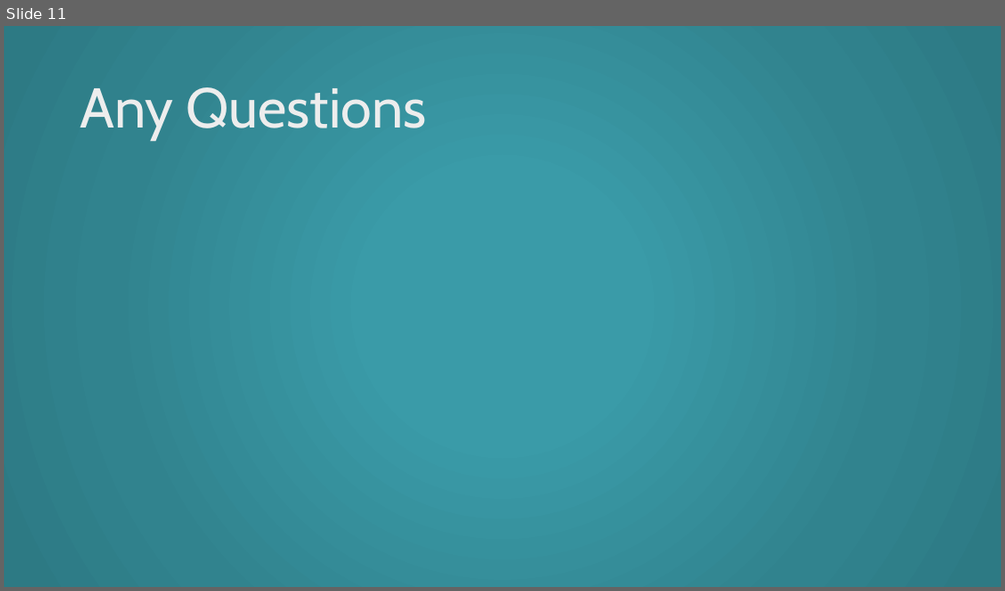
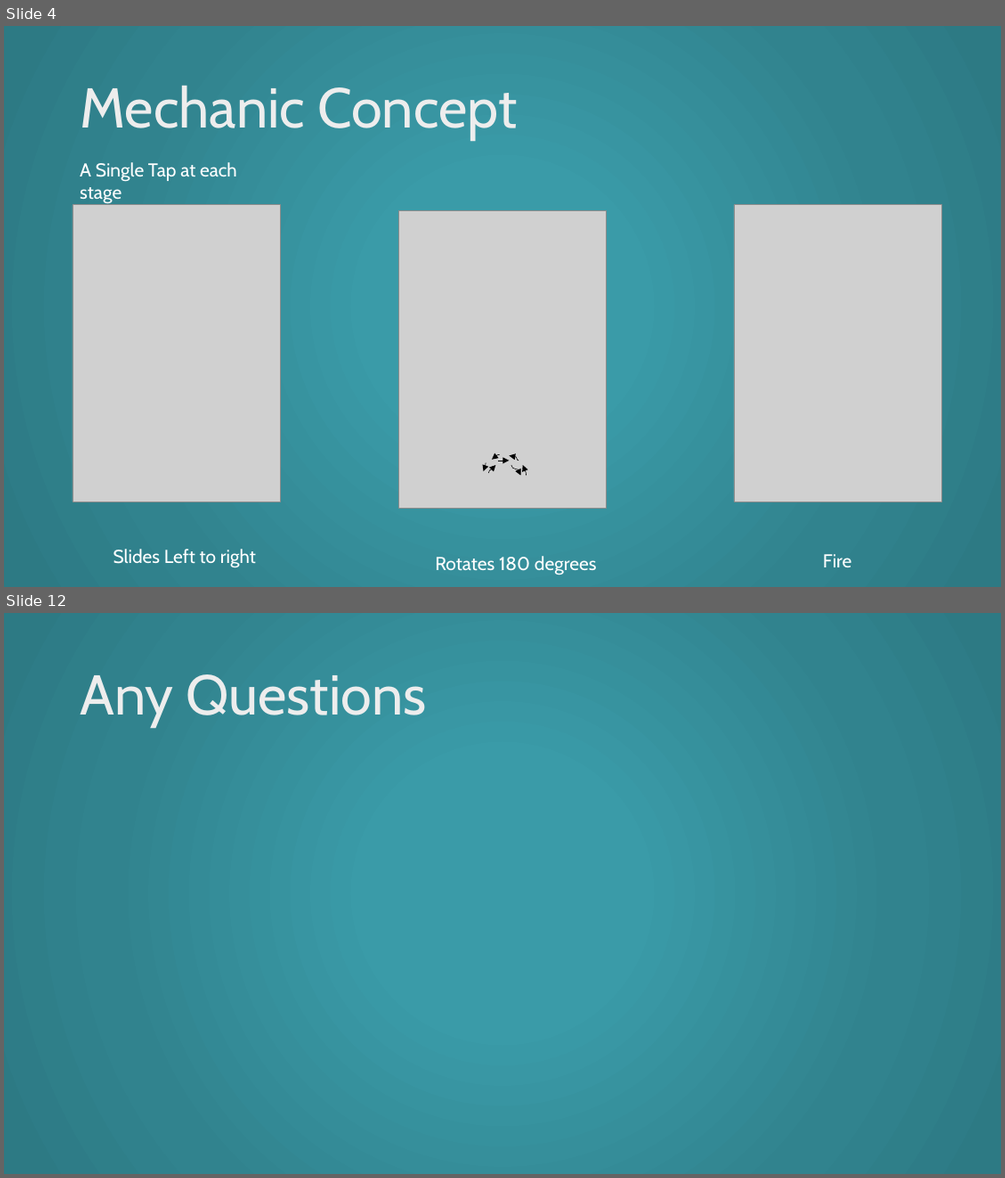
Before and after one commit to UoSGroupProjects1718/mgp-l4-5-group-2, a slide deck: LEVEL 4 & 5.pptx. Shown one above the other, each under a label of ours: slide 11 before the commit, slides 4 and 12 after it; the slides between them are not shown. The pictures are 1005x591 and 1005x1178 pixels, drawn with LibreOffice and Linux fonts; fonts in the diff are those of the drawing; grey boxes stand for pictures. Boxes give left, top, right and bottom in pixels: in the first picture for what was removed or moved away, otherwise in the second. Text is boxed around its words. In the diff, an @@ line names an element or a change of style, - is before the commit and + after.

Commit message:
Powerpoint and images

```diff
--- a/LEVEL 4 & 5.pptx
+++ b/LEVEL 4 & 5.pptx
@@ slide 4 added at (4,26,1001,587), background gradient #3A9BA8 to #31828E to #2E7A84 @@
@@ title added at (80,85,517,141), 54 pt, text gradient #BFBFBF to #EDEDED to #FFFFFF @@
+Mechanic Concept
@@ text added at (80,162,237,205), 18 pt, text #FFFFFF @@
+A Single Tap at each stage
@@ picture added at (73,205,281,501) @@
@@ picture added at (399,211,607,507) @@
@@ picture added at (734,205,942,501) @@
@@ curved arrow added from (485, 463) to (484, 471), #000000 0.5 pt @@
@@ curved arrow added from (488, 473) to (496, 465), #000000 0.5 pt @@
@@ curved arrow added from (500, 454) to (492, 459), #000000 0.5 pt @@
@@ curved arrow added from (498, 460) to (510, 460), #000000 0.5 pt @@
@@ curved arrow added from (518, 460) to (510, 455), #000000 0.5 pt @@
@@ curved arrow added from (511, 465) to (521, 475), #000000 0.5 pt @@
@@ curved arrow added from (526, 475) to (523, 465), #000000 0.5 pt @@
@@ text added at (113,548,256,568), 18 pt, text #FFFFFF @@
+Slides Left to right
@@ text added at (435,556,597,575), 18 pt, text #FFFFFF @@
+Rotates 180 degrees
@@ text added at (823,554,851,567), 18 pt, text #FFFFFF @@
+Fire
@@ what was slide 11 is now slide 12 @@
```
Also in this commit, not shown: 5 slides changed, 5 other slides added, 5 slides removed, 6 other files.
